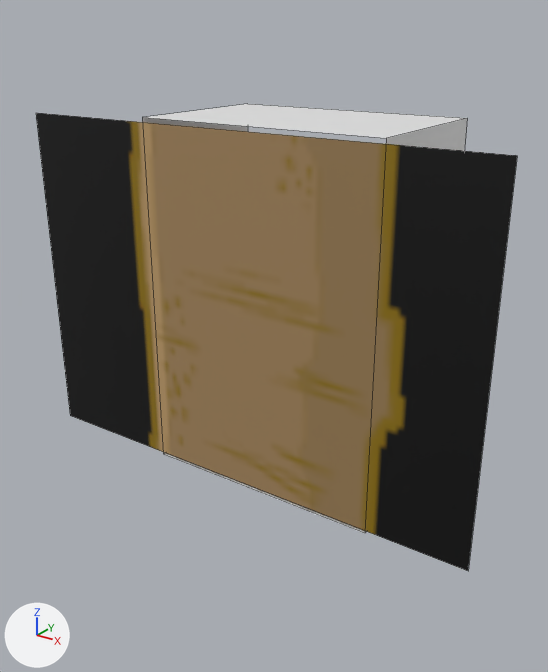
What one commit did to the Blender file Content/PuffBOMB/3D/Mountain/DarkLogV4.blend.
Both versions are drawn from a camera (50 mm lens) standing at (7.69, -6.97, 5.05) and looking at (2.91, 0.0, 1.62). Lighting does not change. The marker at lower left points along +X, +Y and +Z. Mesh edges are drawn as thin lines.
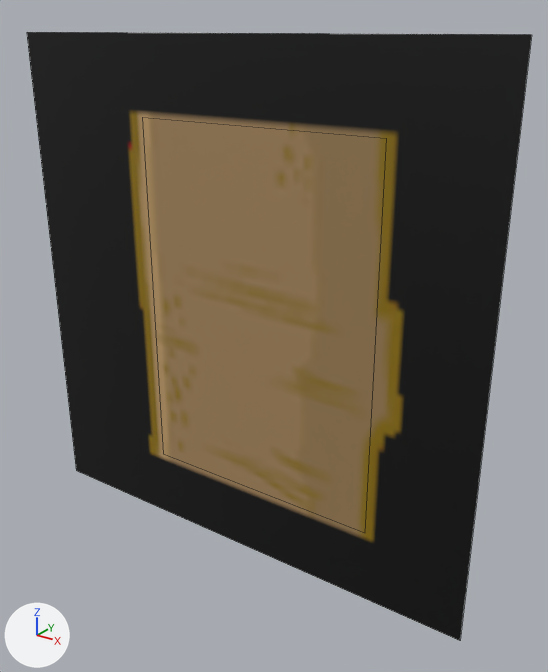
Location of each change, (x1, y1, x2, y2) in pixels of the pictures (548 x 672 px):
'Plane', recoloured, reshaped (33% taller): before (36, 113, 517, 571); after (27, 32, 532, 641)
'Cube', unchanged, covered by the edit: before (142, 104, 467, 533)

Patch to the scene script:
```diff
--- a/Content/PuffBOMB/3D/Mountain/DarkLogV4.blend.py
+++ b/Content/PuffBOMB/3D/Mountain/DarkLogV4.blend.py
@@ img_darklog4_png_001 @@
+img_darklog4_png_001 = load_image('DarkLog4.png.001', '../../Textures/Foregrounds/Mountain/DarkLog4.png', 88, 104, 'Non-Color')
@@ mat_darklog4_png_001 @@
+mat_darklog4_png_001 = principled_material('DarkLog4.png.001')
+mat_darklog4_png_001.texture = img_darklog4_png_001
@@ me_plane @@
 me_plane.from_pydata(...)  # 4 vertices, 1 face; spans x 0.0..0.703, y 0.0..1.0, z 0.2
 # used by ob_plane; location = (5.8, 0.4, 0.0); rotation_euler = (1.571, -1.571, 0.0), in degrees (90, -90, 0); scale = (5.83, 5.83, 5.83)
-me_plane.vertices[0].co = (0.703, 1.0, 0.2)  # pixel (35, 112)
-me_plane.vertices[1].co = (0.703, 0.0, 0.2)  # pixel (517, 155)
-me_plane.vertices[2].co = (0.0, 0.0, 0.2)  # pixel (468, 571)
-me_plane.vertices[3].co = (0.0, 1.0, 0.2)  # pixel (70, 415)
-me_plane.materials.append(mat_darklog4_png)  # picture img_darklog4_png
+# me_plane part 1
+me_plane.vertices[0].co = (0.857, 1.0, 0.2)  # pixel (26, 32)
+me_plane.vertices[1].co = (0.857, 0.0, 0.2)  # pixel (531, 34)
+me_plane.vertices[2].co = (-0.154, 0.0, 0.2)  # pixel (459, 640)
+me_plane.vertices[3].co = (-0.154, 1.0, 0.2)  # pixel (76, 470)
+me_plane.materials.append(mat_darklog4_png_001)  # picture img_darklog4_png_001
```
